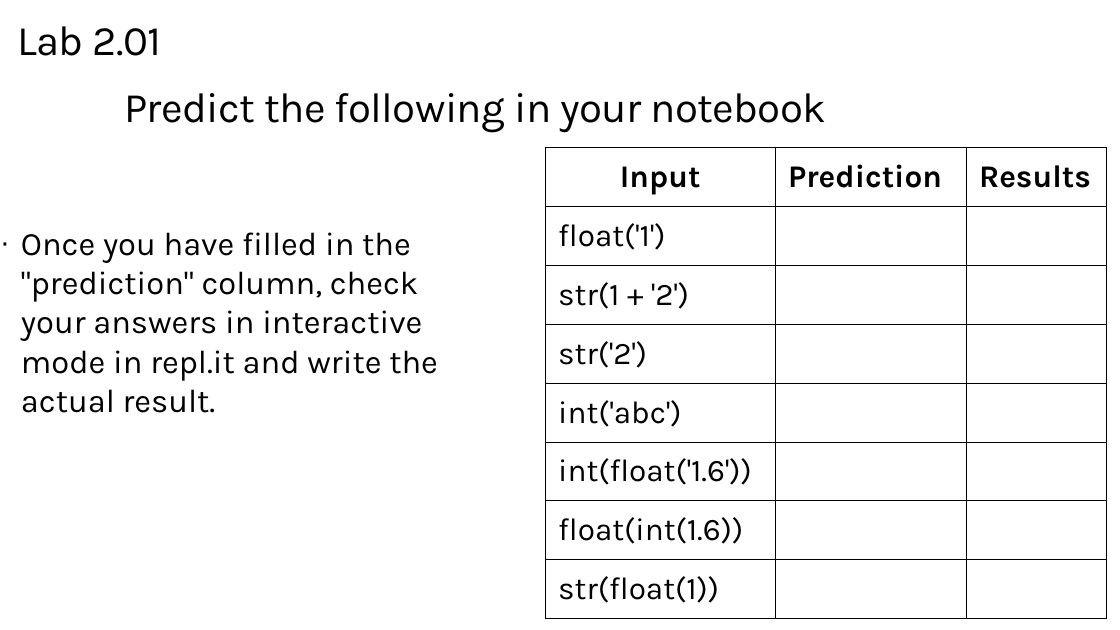
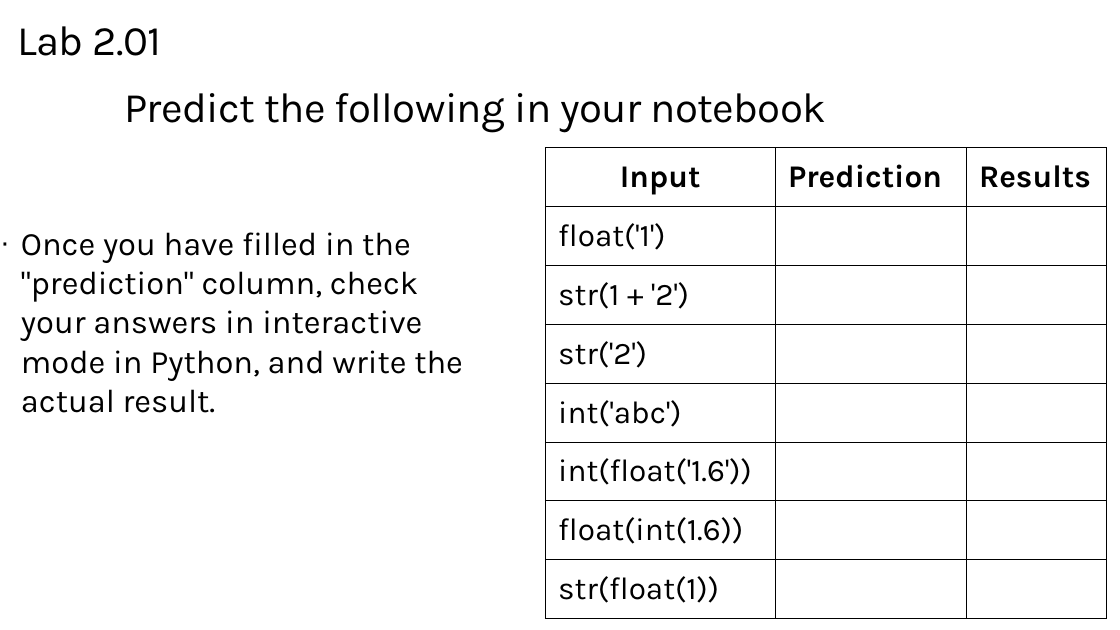
Before and after one commit to TEALSK12/2nd-semester-introduction-to-computer-science, a slide deck: slide 10 of units/2_unit/slidedecks/Intro Python 2.01 TEALS.pptx. Drawn at 1120x630 pixels with LibreOffice and Linux fonts; fonts in the diff are those of the drawing; background and template pictures are left out. Boxes give left, top, right and bottom in pixels: in the first picture for what was removed or moved away, otherwise in the second. Text is boxed around its words. In the diff, an @@ line names an element or a change of style, - is before the commit and + after.

```diff
--- a/units/2_unit/slidedecks/Intro Python 2.01 TEALS.pptx
+++ b/units/2_unit/slidedecks/Intro Python 2.01 TEALS.pptx
@@ text at (x1=21, y1=232, x2=463, y2=413): text changed @@
-· Once you have filled in the "prediction" column, check your answers in interactive mode in repl.it and write the actual result.
+· Once you have filled in the "prediction" column, check your answers in interactive mode in Python, and write the actual result.
```
Also in this commit, not shown: 9 other slides changed, 1 other file.
